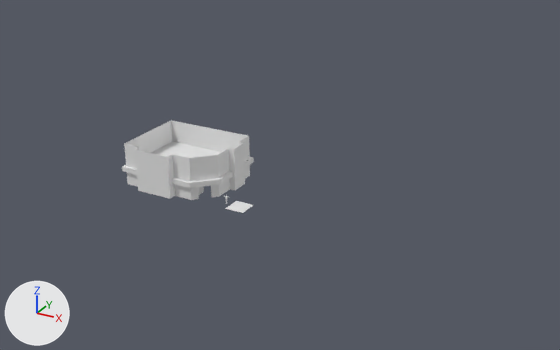
One commit to the Blender file Raw/buildings.blend: the scene before it, then after it.
Camera for both pictures: a 50 mm lens placed at (75.6, -115.7, 66.5), pointed at (6.3, 10.3, 3.5). The axes (+X, +Y, +Z) are drawn at lower left. The lights are the same throughout.

The older version as bpy lines, for what is in view:
```python
me_cube_008 = bpy.data.meshes.new('Cube.008')
me_cube_008.from_pydata(...)  # 123 vertices, 86 faces; spans x -18.6..3.3, y -3.6..14.6, z 0.0..9.0
ob_building_01 = bpy.data.objects.new('building_01', me_cube_008)
ob_building_01.location = (-5.0, 0.0, 0.0)
```
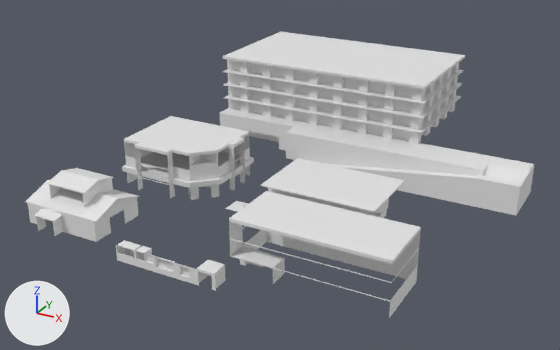
Location of each change, [x1, y1, x2, y2] in pixels of the pictures (560 x 350 px):
'building_04_b', added
    after: [223, 32, 465, 144]
'building_03', added
    after: [229, 191, 421, 318]
'building_04', added
    after: [220, 108, 534, 207]
'building_01', reshaped
    before: [122, 120, 254, 200]
    after: [122, 116, 254, 200]
'house_01', added
    after: [25, 168, 139, 242]
'building_02', added
    after: [260, 158, 405, 218]
'building_04_a', added
    after: [342, 167, 525, 215]
'panel_05', added
    after: [194, 260, 226, 291]
'panel_01', added
    after: [116, 240, 141, 266]
'panel_02', added
    after: [135, 246, 155, 272]
'panel_03', added
    after: [154, 257, 175, 278]
'panel_04', added
    after: [174, 262, 195, 284]
part 1 of me_cube_008, added
    after: [124, 116, 250, 184]
part 2 of me_cube_008, added
    after: [189, 150, 219, 181]
part 3 of me_cube_008, cut back
    before: [124, 120, 250, 200]
    after: [127, 165, 250, 200]

The change, as a list of edits to the scene's bpy script:
```text
Change me_cube_008:
    remove me_cube_008.from_pydata(...)  # 123 vertices, 86 faces; spans x -18.6..3.3, y -3.6..14.6, z 0.0..9.0
    add me_cube_008.from_pydata(...)  # 207 vertices, 113 faces; spans x -18.6..3.3, y -3.6..14.6, z 0.0..10.0
    me_cube_008 part 1: a new loose piece of 72 vertices spanning x -18.0..3.3, y -3.6..14.0, z 3.2..10.0
    me_cube_008 part 2: a new loose piece of 36 vertices spanning x -2.1..2.0, y -2.0..2.1, z 3.0..10.0
    me_cube_008 part 3
    59 vertices are removed from x -18.0..3.3, y -3.6..14.0, z 0.0..9.0
    66 faces are deleted
    30 vertices are added at x -18.0..3.3, y -3.6..14.0, z 0.0..3.2
    5 new vertices lie (0.0, 0.0, 3.0) away from vertices in x -4.3..1.7, y -1.8..4.6, z 0.0
    25 new faces join them
Add ob_building_02:
    ob_building_02 = bpy.data.objects.new('building_02', me_cube_000)  # 56 vertices, 37 faces; spans x -2.0..21.0, y -5.0..10.0, z 0.0..6.4
    ob_building_02.location = (10.5, 3.6, 0.0)
Add ob_building_03:
    ob_building_03 = bpy.data.objects.new('building_03', me_cube_002)  # 88 vertices, 38 faces; spans x -2.0..26.0, y -6.0..6.0, z 0.0..10.0
    ob_building_03.location = (16.7, -15.9, 0.0)
Add ob_panel_01:
    ob_panel_01 = bpy.data.objects.new('panel_01', me_cube_003)  # 24 vertices, 17 faces; spans x -2.0..2.0, y -0.5..1.5, z -1.69..1.31
    ob_panel_01.location = (-2.3, -27.4, 1.7)
Add ob_panel_02:
    ob_panel_02 = bpy.data.objects.new('panel_02', me_cube_005)  # 31 vertices, 23 faces; spans x -2.0..2.0, y -0.5..1.5, z -1.69..1.31
    ob_panel_02.location = (1.7, -27.4, 1.7)
Add ob_panel_03:
    ob_panel_03 = bpy.data.objects.new('panel_03', me_cube_006)  # 20 vertices, 13 faces; spans x -2.0..2.0, y -0.5..0.0, z -1.69..1.31
    ob_panel_03.location = (5.7, -27.4, 1.7)
Add ob_panel_04:
    ob_panel_04 = bpy.data.objects.new('panel_04', me_cube_009)  # 20 vertices, 13 faces; spans x -2.0..2.0, y -0.5..0.01, z -1.69..1.31
    ob_panel_04.location = (9.7, -27.4, 1.7)
Add ob_house_01:
    ob_house_01 = bpy.data.objects.new('house_01', me_cube_001)  # 100 vertices, 68 faces; spans x -2.5..14.5, y -4.0..10.0, z 0.0..9.0
    ob_house_01.location = (-25.9, -22.5, 0.0)
Add ob_panel_05:
    ob_panel_05 = bpy.data.objects.new('panel_05', me_cube_010)  # 24 vertices, 12 faces; spans x -2.0..2.0, y -0.5..2.92, z -1.69..1.31
    ob_panel_05.location = (13.7, -27.4, 1.7)
Add ob_building_04:
    ob_building_04 = bpy.data.objects.new('building_04', me_cube_011)  # 143 vertices, 98 faces; spans x -22.0..50.1, y -6.0..6.0, z 0.0..6.2
    ob_building_04.location = (1.1, 28.2, 0.0)
Add ob_building_04_a:
    ob_building_04_a = bpy.data.objects.new('building_04_a', me_cube_012)  # 16 vertices, 7 faces; spans x 2.0..50.0, y -6.0..-2.0, z 0.0..6.0; modifiers SOLIDIFY
    ob_building_04_a.location = (1.1, 28.2, 0.0)
Add ob_building_04_b:
    ob_building_04_b = bpy.data.objects.new('building_04_b', me_cube_013)  # 132 vertices, 68 faces; spans x -22.0..27.0, y 4.0..32.0, z 6.2..19.4
    ob_building_04_b.location = (1.1, 28.2, 0.0)
```
